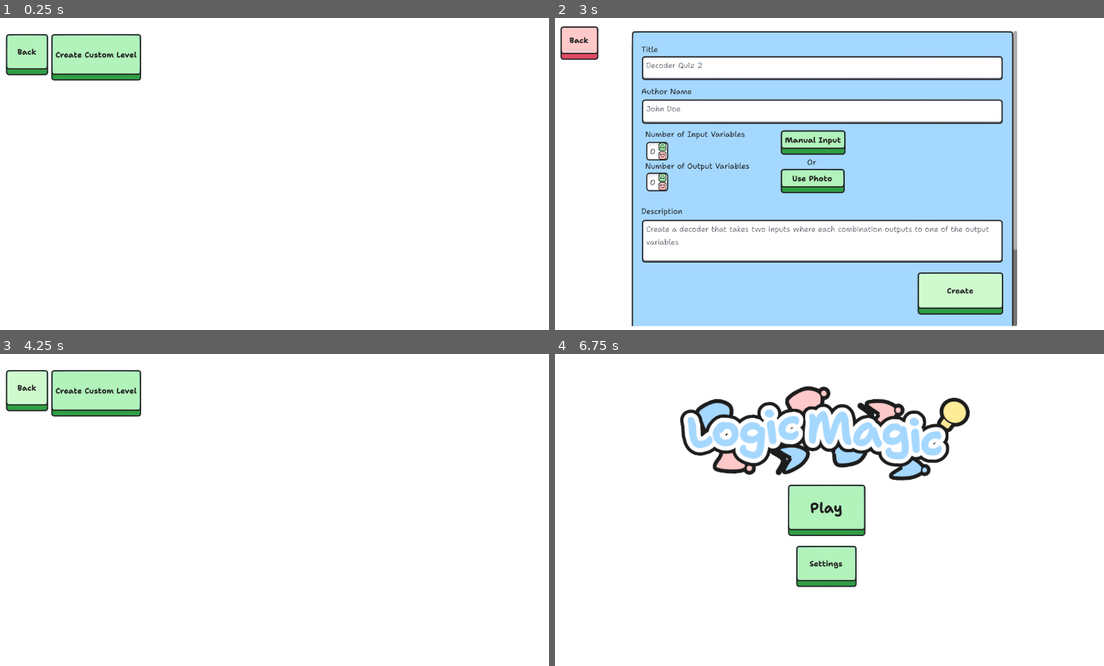
Above: before the commit, frames 1-4 (two rows, left to right).
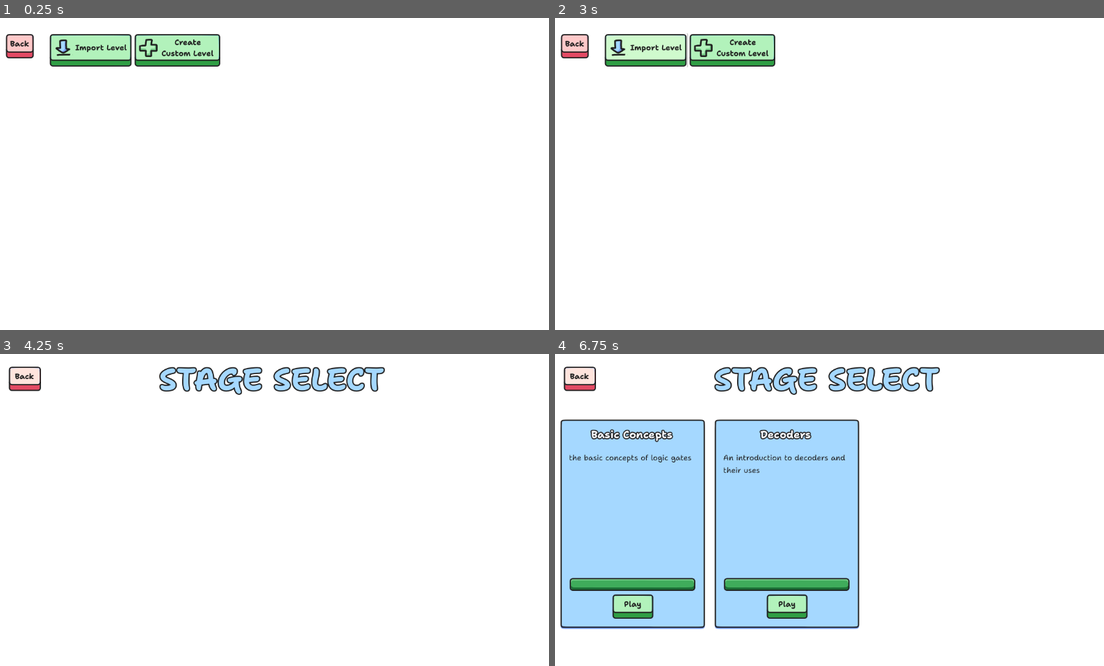
Above: after the commit, the same moments.

Repository: sininen-blue/logic-gate-tesseract
Game: Godot game, scene res://ui/custom_levels/custom_levels.tscn
The game is run twice, just before and just after one commit, with the same random seed, the same clock (stepped at 60 frames per second) and the same inputs. This scene is started directly instead of the project's main scene.
Inputs (mouse positions are in pixels of both pictures, inside the frame that each line leads up to):
- Up to frame 1 (0.25 s): no input
- Up to frame 2 (3 s): click "Create Custom Level" at 0.5 s; click (824, 67) at 1.27 s; type "Alex" at 1.35 s; click (824, 111) at 1.5 s; type "12" at 1.58 s; click (824, 242) at 1.73 s; type "12" at 1.82 s; click "Back" at 2 s; click (648, 49) at 2.75 s, where only the run after the commit has a clickable "Import Level"
- Up to frame 3 (4.25 s): click "Back" at 3.5 s
- Up to frame 4 (6.75 s): click "Back" at 4.25 s; click (824, 510) at 5 s, where only the run after the commit has a clickable "Play"; click (631, 606) at 5.75 s, where only the run after the commit has a clickable "Play"; click "Back" at 6.5 s

The runs differ from the first frame. In frame 1, 4.1% of the frame differs, in the area x 1-41%, y 5-21%; in frame 2, 52%, in the area x 0-85%, y 2-99%; in frame 3, 5.9%; in frame 4, 41%.
Error before the commit: Cannot call method 'get_files' on a null value. (res://ui/custom_levels/custom_levels.gd:19)
Error after the commit: Cannot call method 'get_files' on a null value. (res://ui/custom_levels/custom_levels.gd:14)

Commit message:
level import and custom buttons

Diff:
--- a/ui/custom_levels/custom_levels.gd
+++ b/ui/custom_levels/custom_levels.gd
@@ -5,17 +5,12 @@
 
 var stage_dir : DirAccess = DataManager.current_stage
 
-@onready var create_custom_button: Button = $ScrollContainer/LevelsContainer/CreateCustomButton
-@onready var back_button: Button = $BackButton
 @onready var levels_container: VBoxContainer = $ScrollContainer/LevelsContainer
-
-func _on_back_button_pressed() -> void:
-	get_tree().change_scene_to_file("uid://b1xu7c0fhg4at")
+@onready var file_dialog: FileDialog = $FileDialog
+@onready var accept_dialog: AcceptDialog = $AcceptDialog
 
 
 func _ready() -> void:
-	create_custom_button.pressed.connect(get_tree().change_scene_to_file.bind(CREATE_CUSTOM_SCENE))
-
 	if stage_dir.get_files().is_empty():
 		return
 
@@ -36,5 +31,42 @@
 		new_panel.level_data = level
 		levels_container.add_child(new_panel)
 
+
+func _on_back_button_pressed() -> void:
+	get_tree().change_scene_to_file("uid://b1xu7c0fhg4at")
+
+
+func _on_create_custom_button_pressed() -> void:
+	get_tree().change_scene_to_file(CREATE_CUSTOM_SCENE)
+
+
+func _on_import_level_button_pressed() -> void:
+	file_dialog.visible = true
+
+
+func _on_file_dialog_file_selected(path: String) -> void:
+	var import_level_file: FileAccess = FileAccess.open(path, FileAccess.READ)
+	var level_string: String = import_level_file.get_as_text()
+	var level_data: Dictionary = JSON.parse_string(level_string)
+
+	var level_title: String = level_data["title"]
+	var user_level_path: String = "user://levels/custom_levels/"+level_title+".json"
+
+	if FileAccess.file_exists(user_level_path):
+		# show error about overwriting
+		# and leave
+		print("fuck")
+		return
+
+	var user_level_file: FileAccess = FileAccess.open(user_level_path, FileAccess.WRITE)
+	user_level_file.store_string(level_string)
+
+	accept_dialog.visible = true
+
+
+func _on_accept_dialog_confirmed() -> void:
+	get_tree().reload_current_scene()
+
+
 func sort_time_descending(a: Dictionary, b: Dictionary) -> bool:
 	return int(a["create_date"]) > int(b["create_date"])
--- a/ui/custom_levels/custom_levels.tscn
+++ b/ui/custom_levels/custom_levels.tscn
@@ -1,6 +1,9 @@
-[gd_scene load_steps=2 format=3 uid="uid://bwlvlfljyekts"]
+[gd_scene load_steps=5 format=3 uid="uid://bwlvlfljyekts"]
 
 [ext_resource type="Script" path="res://ui/custom_levels/custom_levels.gd" id="1_2dk5k"]
+[ext_resource type="Theme" uid="uid://diwchjwgvp2l4" path="res://ui/themes/redButton.tres" id="2_vt6xb"]
+[ext_resource type="Texture2D" uid="uid://dd67getishvgp" path="res://assets/UI/icons/import.png" id="3_lh61w"]
+[ext_resource type="Texture2D" uid="uid://hcrnn2r17uge" path="res://assets/UI/icons/plus.png" id="4_77lpi"]
 
 [node name="CustomLevels" type="Control"]
 layout_mode = 3
@@ -15,10 +18,24 @@
 grow_vertical = 2
 script = ExtResource("1_2dk5k")
 
+[node name="FileDialog" type="FileDialog" parent="."]
+title = "Open a File"
+ok_button_text = "Open"
+file_mode = 0
+access = 2
+filters = PackedStringArray("*.json")
+use_native_dialog = true
+
+[node name="AcceptDialog" type="AcceptDialog" parent="."]
+initial_position = 2
+size = Vector2i(182, 100)
+dialog_text = "Imported new level file"
+
 [node name="BackButton" type="Button" parent="."]
 layout_mode = 1
-offset_right = 90.0
-offset_bottom = 88.0
+offset_right = 60.0
+offset_bottom = 53.0
+theme = ExtResource("2_vt6xb")
 text = "Back"
 
 [node name="ScrollContainer" type="ScrollContainer" parent="."]
@@ -27,7 +44,7 @@
 anchors_preset = 15
 anchor_right = 1.0
 anchor_bottom = 1.0
-offset_left = 94.0
+offset_left = 91.0
 grow_horizontal = 2
 grow_vertical = 2
 
@@ -35,11 +52,23 @@
 clip_contents = true
 layout_mode = 2
 
-[node name="CreateCustomButton" type="Button" parent="ScrollContainer/LevelsContainer"]
+[node name="HBoxContainer" type="HBoxContainer" parent="ScrollContainer/LevelsContainer"]
 layout_mode = 2
-text = "
-Create Custom Level
 
-"
+[node name="ImportLevelButton" type="Button" parent="ScrollContainer/LevelsContainer/HBoxContainer"]
+layout_mode = 2
+text = "Import Level"
+icon = ExtResource("3_lh61w")
 
+[node name="CreateCustomButton" type="Button" parent="ScrollContainer/LevelsContainer/HBoxContainer"]
+custom_minimum_size = Vector2(180, 0)
+layout_mode = 2
+text = "Create Custom Level"
+icon = ExtResource("4_77lpi")
+autowrap_mode = 3
+
+[connection signal="file_selected" from="FileDialog" to="." method="_on_file_dialog_file_selected"]
+[connection signal="confirmed" from="AcceptDialog" to="." method="_on_accept_dialog_confirmed"]
 [connection signal="pressed" from="BackButton" to="." method="_on_back_button_pressed"]
+[connection signal="pressed" from="ScrollContainer/LevelsContainer/HBoxContainer/ImportLevelButton" to="." method="_on_import_level_button_pressed"]
+[connection signal="pressed" from="ScrollContainer/LevelsContainer/HBoxContainer/CreateCustomButton" to="." method="_on_create_custom_button_pressed"]
Binary file added: assets/UI/icons/import.png
Not shown, added: assets/UI/icons/import.png.import
Binary file added: assets/UI/icons/plus.png
Not shown, added: assets/UI/icons/plus.png.import
